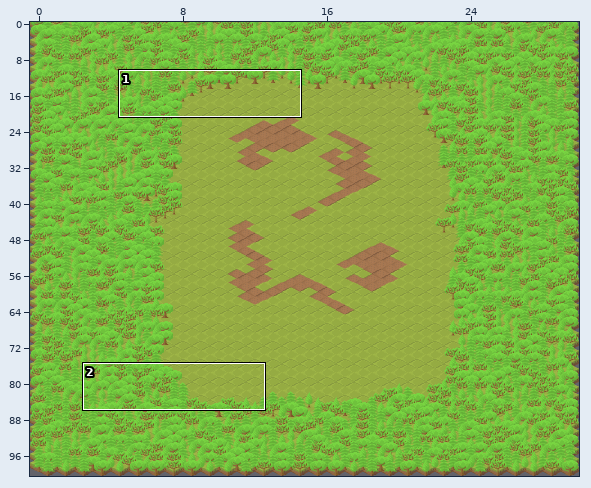
Level history. Tiled map: levels/data/mountain.tmx. The first picture is a wide view before the edit; the outline marks the close-up.
Close-up. Before the commit:
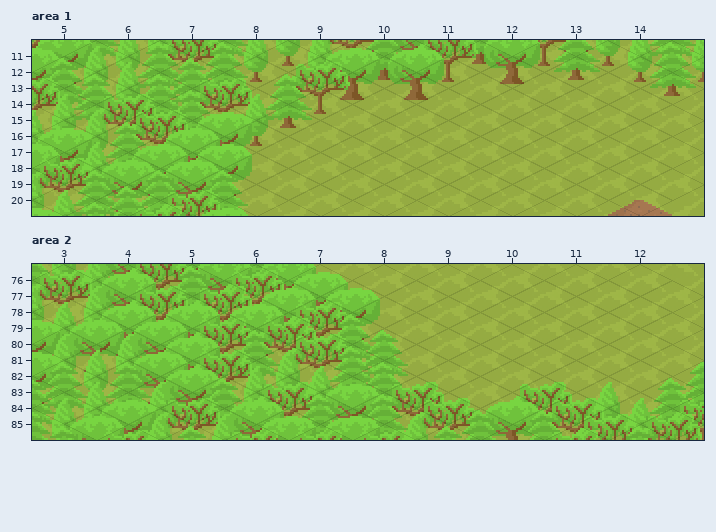
Cells are 32x16 px. Every second row is shifted by half a cell. Shown: area 1 x 5..14, y 11..20; area 2 x 3..12, y 76..85. The commit also changed other parts of the map, which this record leaves out.
New version:
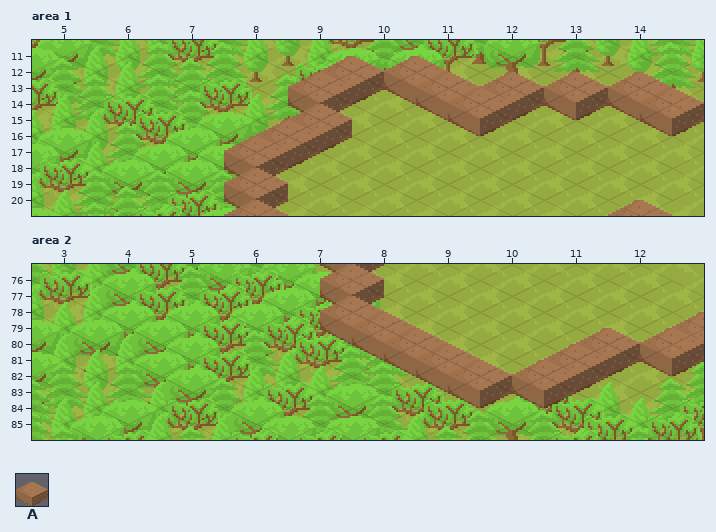
Key: from "sprites": A 0 "soil".
_ is an empty cell.
Tiles of an added or newly shown layer are drawn over the layers below it.
Edits made:
{"where": "layer \"constraints\" (now shown), area 1"}
{"y":13,"x":9,"old":"__","new":"AA"}
{"y":14,"x":9,"old":"_","new":"A"}
{"y":14,"x":11,"old":"____","new":"AAAA"}
{"y":15,"x":11,"old":"_","new":"A"}
{"y":15,"x":14,"old":"_","new":"A"}
{"y":16,"x":9,"old":"_","new":"A"}
{"y":17,"x":8,"old":"_","new":"A"}
{"y":18,"x":8,"old":"_","new":"A"}
{"y":20,"x":8,"old":"_","new":"A"}
{"where": "layer \"constraints\" (now shown), area 2"}
{"y":77,"x":7,"old":"_","new":"A"}
{"y":79,"x":7,"old":"_","new":"A"}
{"y":80,"x":8,"old":"_","new":"A"}
{"y":81,"x":8,"old":"_","new":"A"}
{"y":81,"x":11,"old":"__","new":"AA"}
{"y":82,"x":9,"old":"_","new":"A"}
{"y":82,"x":11,"old":"_","new":"A"}
{"y":83,"x":9,"old":"__","new":"AA"}
{"label":"added","picture_box":[224,56,704,216]}
{"label":"added","picture_box":[320,264,704,408]}
